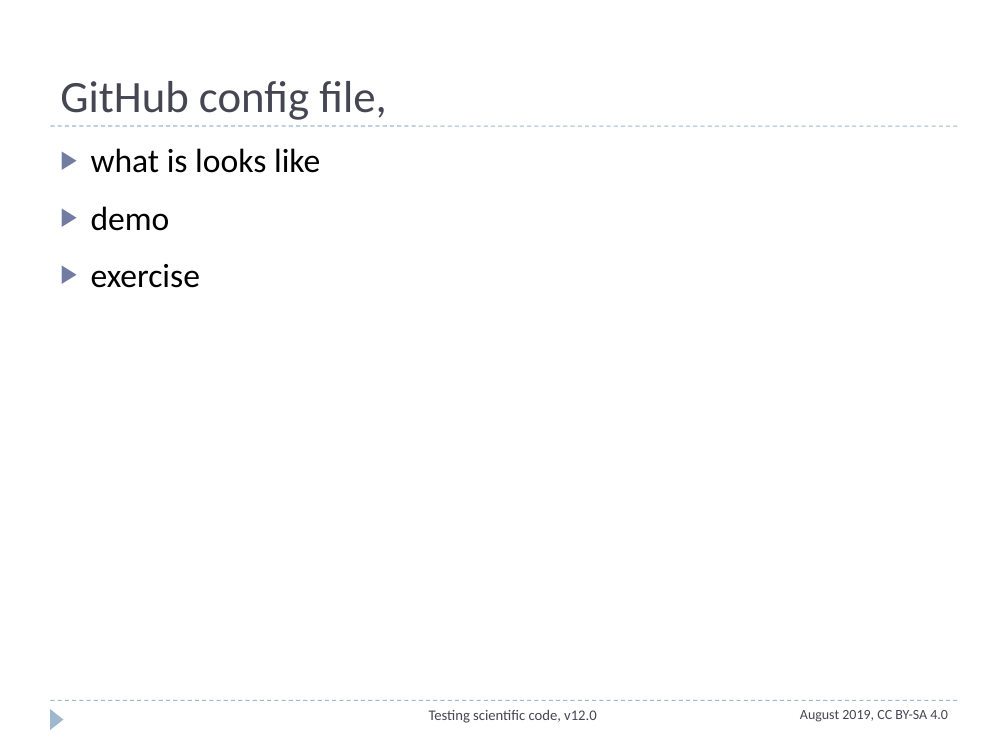
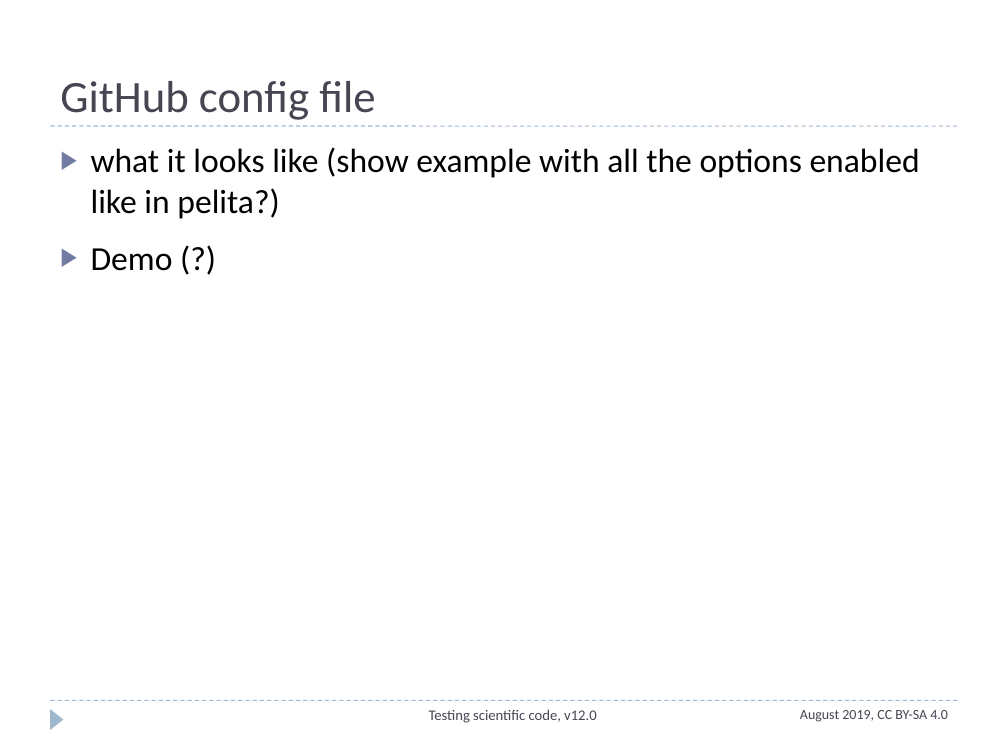
Before and after one commit to ASPP/testing_debugging_profiling, a slide deck: slide 9 of continuous_integration.pptx. Drawn at 1008x756 pixels with LibreOffice and Linux fonts; fonts in the diff are those of the drawing. Boxes give left, top, right and bottom in pixels: in the first picture for what was removed or moved away, otherwise in the second. Text is boxed around its words. In the diff, an @@ line names an element or a change of style, - is before the commit and + after.

```diff
--- a/continuous_integration.pptx
+++ b/continuous_integration.pptx
@@ title at [60,81,375,120]: text changed @@
-GitHub config file,
+GitHub config file
@@ text at [91,147,920,271]: text changed @@
-▶ what is looks like
-▶ demo
-▶ exercise
+▶ what it looks like (show example with all the options enabled like in pelita?)
+▶ Demo (?)
```
Also in this commit, not shown: 5 other slides changed, 2 slides added, 1 slide removed, 8 other files.
